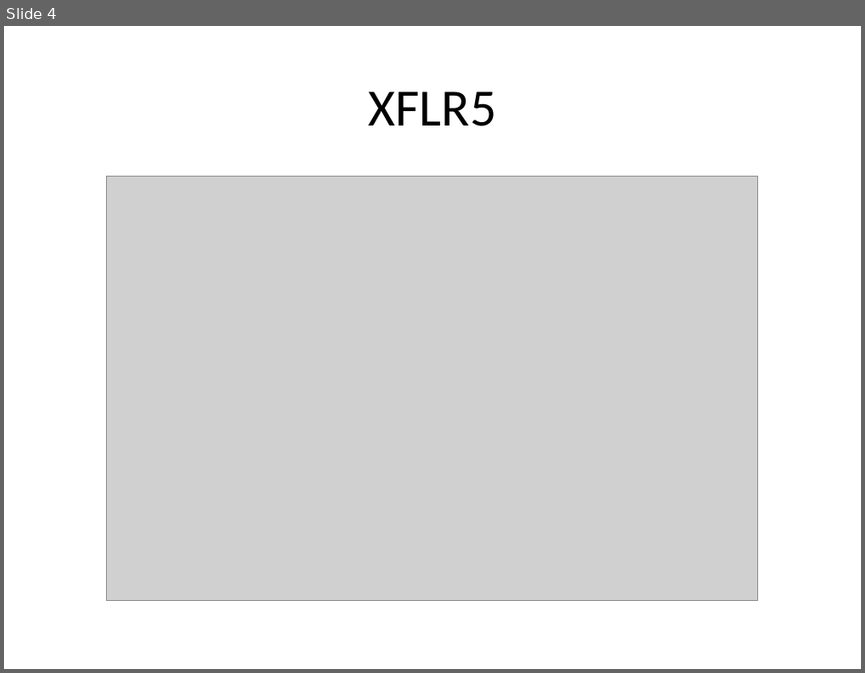
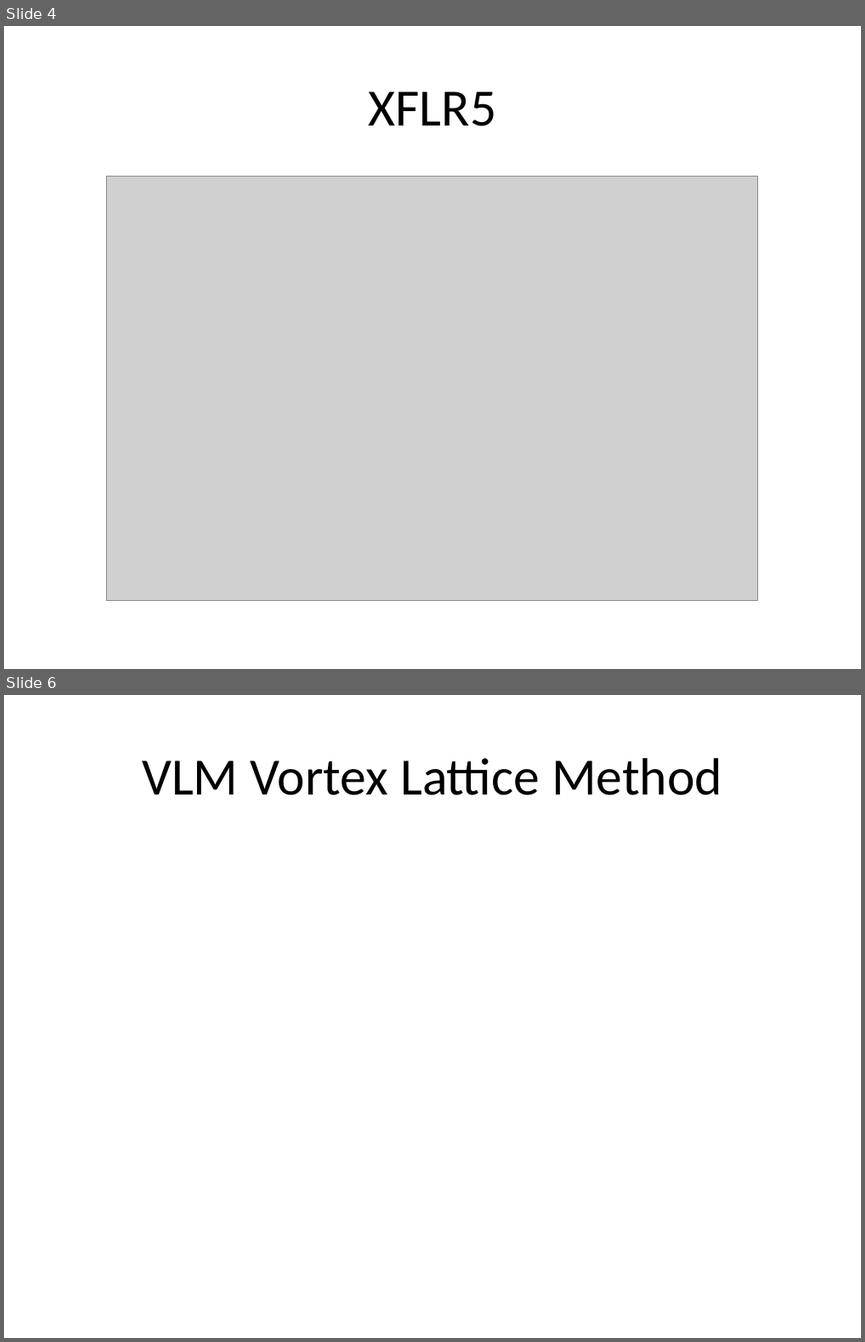
Before and after one commit to colinparker/Pterosaur, a slide deck: XFLR5 Methods and Their Application in.pptx. Shown one above the other, each under a label of ours: slide 4 before the commit, slides 4 and 6 after it; the slides between them are not shown. The pictures are 865x673 and 865x1342 pixels, drawn with LibreOffice and Linux fonts; fonts in the diff are those of the drawing; grey boxes stand for pictures. Boxes give left, top, right and bottom in pixels: in the first picture for what was removed or moved away, otherwise in the second. Text is boxed around its words. In the diff, an @@ line names an element or a change of style, - is before the commit and + after.

```diff
--- a/XFLR5 Methods and Their Application in.pptx
+++ b/XFLR5 Methods and Their Application in.pptx
@@ slide 6 added at [4, 695, 861, 1338], background #FFFFFF @@
@@ title added at [142, 758, 722, 795], 44 pt, text #000000 @@
+VLM Vortex Lattice Method
```
Also in this commit, not shown: 14 other slides added, 5 other files.
